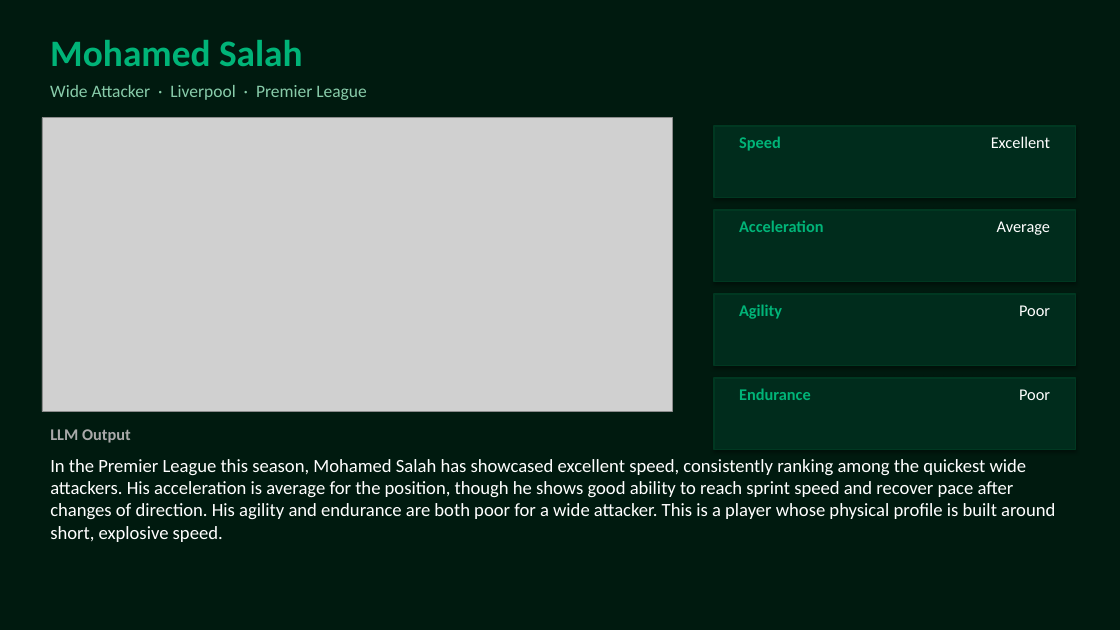
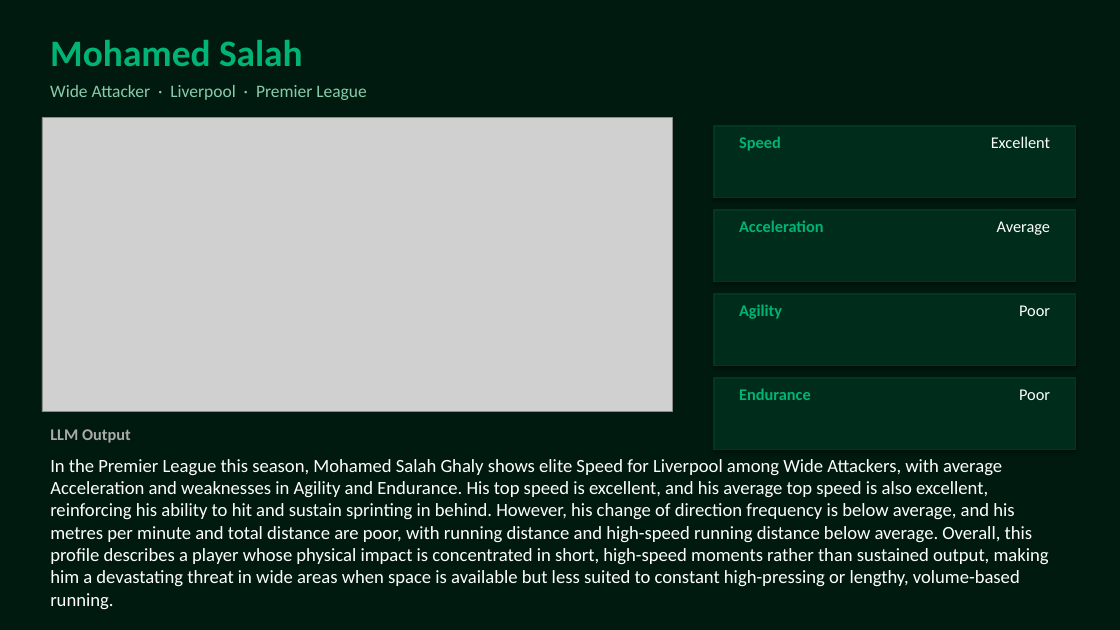
Before and after one commit to pedrocc03-org/Twelve-Context-Engineering-2026, a slide deck: slide 2 of Physical_Analyst_Presentation.pptx. Drawn at 1120x630 pixels with LibreOffice and Linux fonts; fonts in the diff are those of the drawing; grey boxes stand for pictures. Boxes give left, top, right and bottom in pixels: in the first picture for what was removed or moved away, otherwise in the second. Text is boxed around its words. In the diff, an @@ line names an element or a change of style, - is before the commit and + after.

```diff
--- a/Physical_Analyst_Presentation.pptx
+++ b/Physical_Analyst_Presentation.pptx
@@ text at (50, 459, 1049, 610): text changed @@
-In the Premier League this season, Mohamed Salah has showcased excellent speed, consistently ranking among the quickest wide attackers. His acceleration is average for the position, though he shows good ability to reach sprint speed and recover pace after changes of direction. His agility and endurance are both poor for a wide attacker. This is a player whose physical profile is built around short, explosive speed.
+In the Premier League this season, Mohamed Salah Ghaly shows elite Speed for Liverpool among Wide Attackers, with average Acceleration and weaknesses in Agility and Endurance. His top speed is excellent, and his average top speed is also excellent, reinforcing his ability to hit and sustain sprinting in behind. However, his change of direction frequency is below average, and his metres per minute and total distance are poor, with running distance and high-speed running distance below average. Overall, this profile describes a player whose physical impact is concentrated in short, high-speed moments rather than sustained output, making him a devastating threat in wide areas when space is available but less suited to constant high-pressing or lengthy, volume-based running.
```
Also in this commit, not shown: 2 other slides changed.
